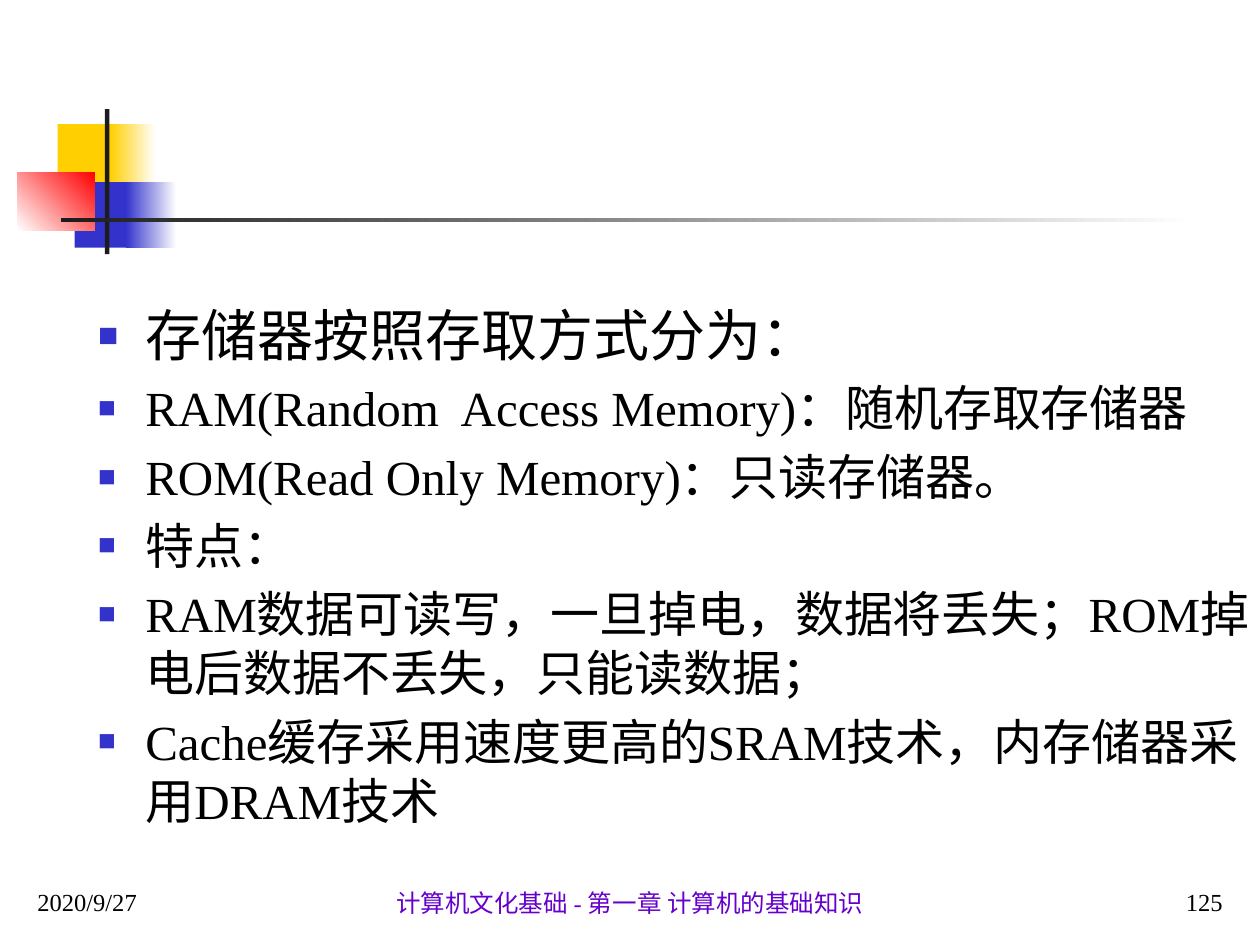
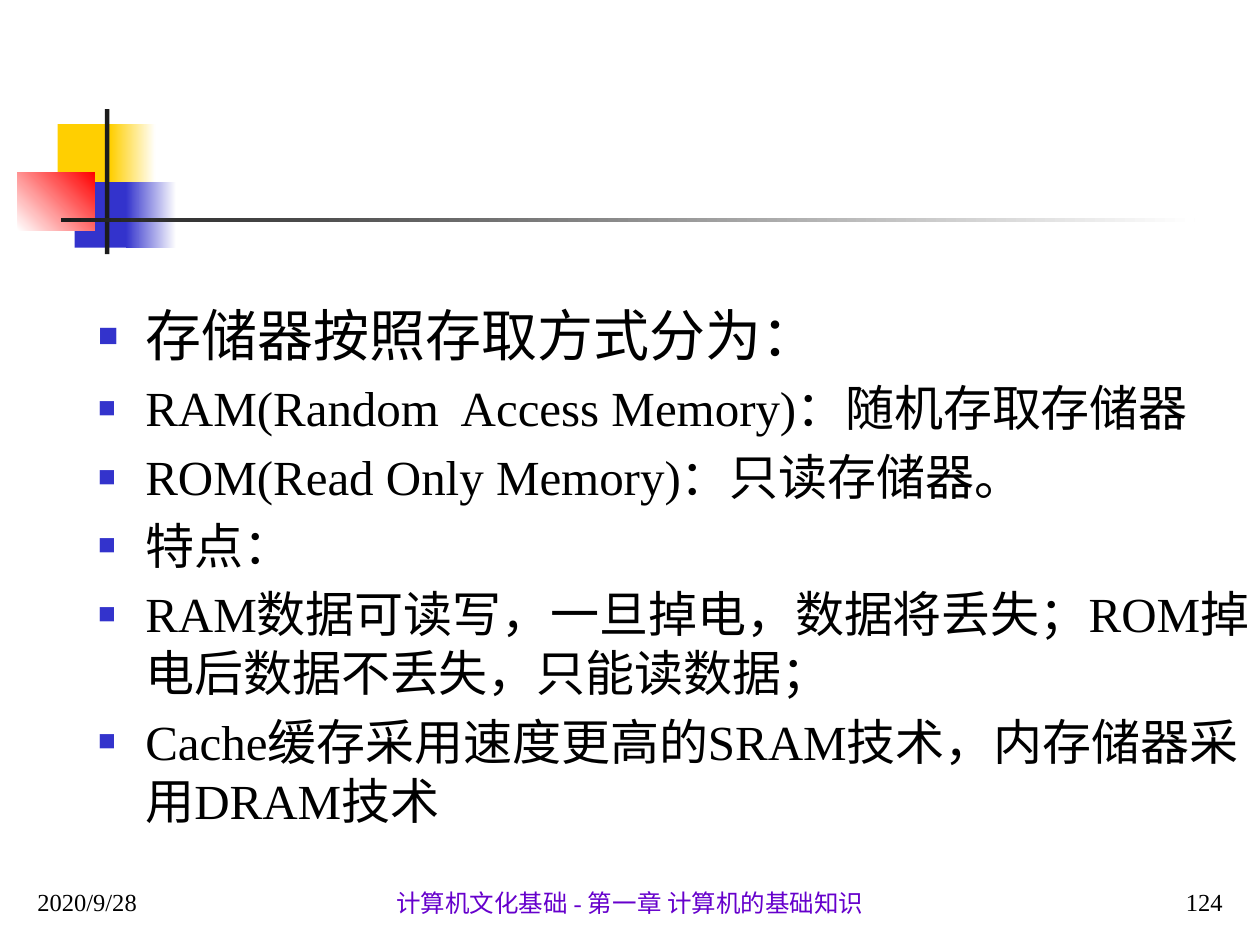
Before and after one commit to sans123wx/class, a slide deck: slide 124 of 计算机应用基础/第1章计算机基础/第1.1章 计算机概述.pptx (slide 125 before the commit). Drawn at 1260x945 pixels with LibreOffice and Linux fonts; fonts in the diff are those of the drawing. Boxes give left, top, right and bottom in pixels: in the first picture for what was removed or moved away, otherwise in the second. Text is boxed around its words. In the diff, an @@ line names an element or a change of style, - is before the commit and + after.

```diff
--- a/计算机应用基础/第1章计算机基础/第1.1章 计算机概述.pptx
+++ b/计算机应用基础/第1章计算机基础/第1.1章 计算机概述.pptx
@@ text at [37,894,136,912]: text changed @@
-2020/9/27
+2020/9/28
@@ page number at [1186,894,1223,911]: text changed @@
-125
+124
```
Also in this commit, not shown: 90 other slides changed, 1 slide removed.
